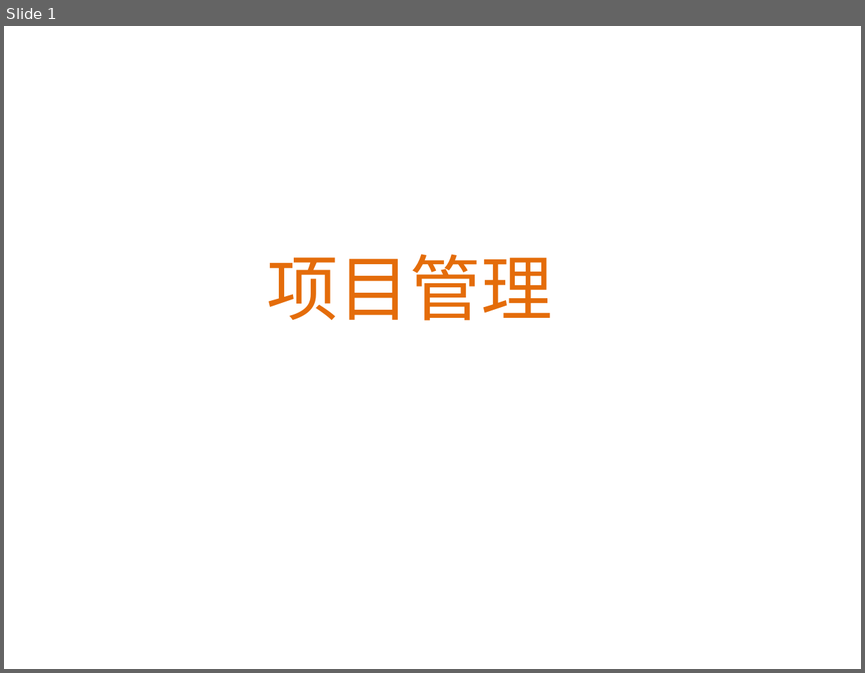
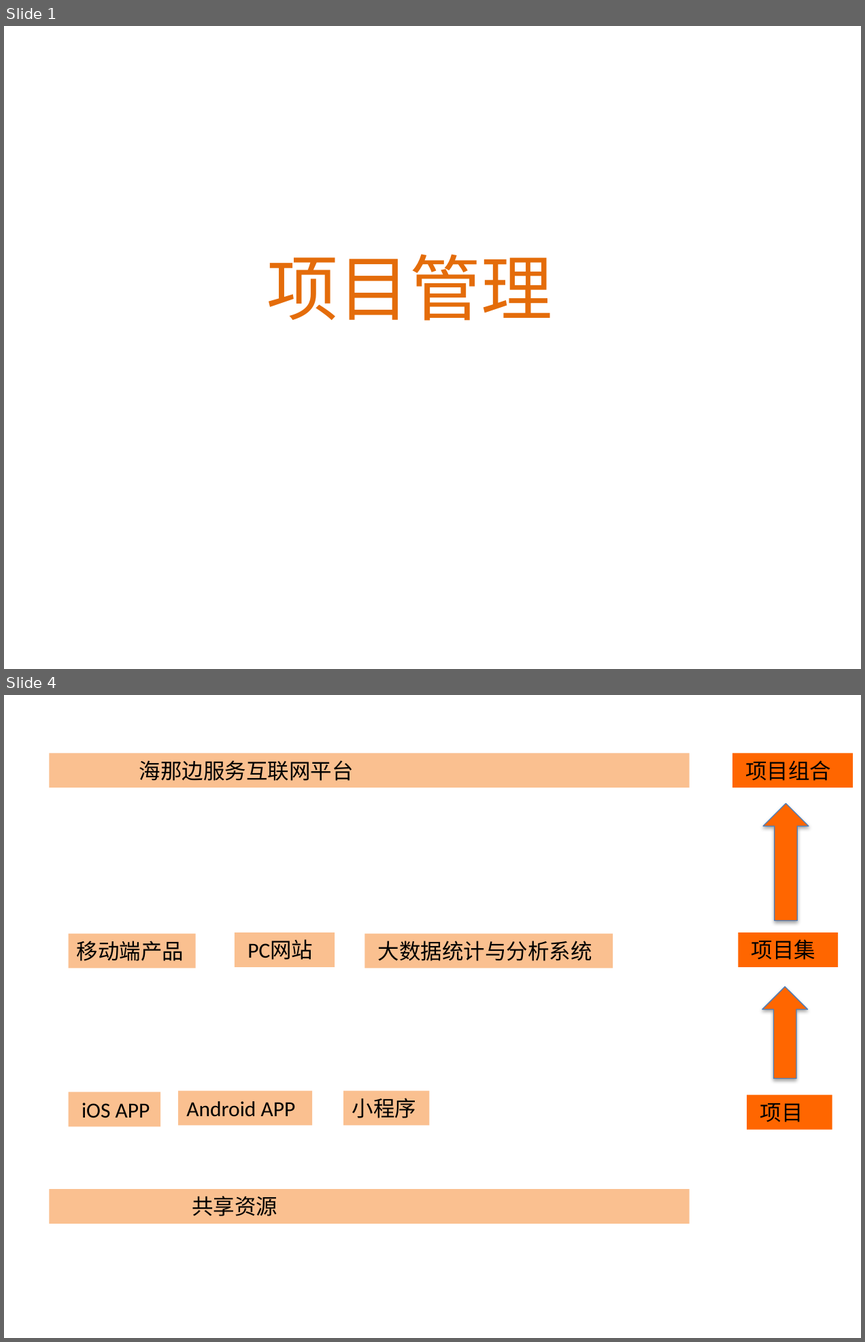
Before and after one commit to itwyhuaing/ProjectM, a slide deck: HaiNaBian_PM知识分享/201812/PM.pptx. Shown one above the other, each under a label of ours: slide 1 before the commit, slides 1 and 4 after it; the slides between them are not shown. The pictures are 865x673 and 865x1342 pixels, drawn with LibreOffice and Linux fonts; fonts in the diff are those of the drawing; background and template pictures are left out. Boxes give left, top, right and bottom in pixels: in the first picture for what was removed or moved away, otherwise in the second. Text is boxed around its words. In the diff, an @@ line names an element or a change of style, - is before the commit and + after.

```diff
--- a/HaiNaBian_PM知识分享/201812/PM.pptx
+++ b/HaiNaBian_PM知识分享/201812/PM.pptx
@@ slide 4 added at [4, 695, 861, 1338], background picture (left out) @@
@@ rectangle added at [50, 753, 689, 787], fill #FAC090, 18 pt, text #000000 @@
+海那边服务互联网平台
@@ rectangle added at [732, 753, 852, 787], fill #FF6600, 18 pt, text #000000 @@
+项目组合
@@ up arrow added at [763, 803, 808, 920], fill #FF6600, outline #4B7EBC 0.75 pt @@
@@ rectangle added at [68, 933, 196, 968], fill #FAC090, 18 pt, text #000000 @@
+移动端产品
@@ rectangle added at [235, 932, 334, 966], fill #FAC090, 18 pt, text #000000 @@
+PC网站
@@ rectangle added at [364, 933, 613, 968], fill #FAC090, 18 pt, text #000000 @@
+大数据统计与分析系统
@@ rectangle added at [738, 932, 838, 966], fill #FF6600, 18 pt, text #000000 @@
+项目集
@@ up arrow added at [762, 986, 808, 1078], fill #FF6600, outline #4B7EBC 0.75 pt @@
@@ rectangle added at [68, 1091, 161, 1126], fill #FAC090, 18 pt, text #000000 @@
+iOS APP
@@ rectangle added at [178, 1091, 311, 1125], fill #FAC090, 18 pt, text #000000 @@
+Android APP
@@ rectangle added at [343, 1091, 429, 1125], fill #FAC090, 18 pt, text #000000 @@
+小程序
@@ rectangle added at [747, 1095, 832, 1130], fill #FF6600, 18 pt, text #000000 @@
+项目
@@ rectangle added at [50, 1189, 689, 1223], fill #FAC090, 18 pt, text #000000 @@
+共享资源
```
Also in this commit, not shown: 1 slide changed, 1 other slide added, 2 slides removed, 2 other files.
